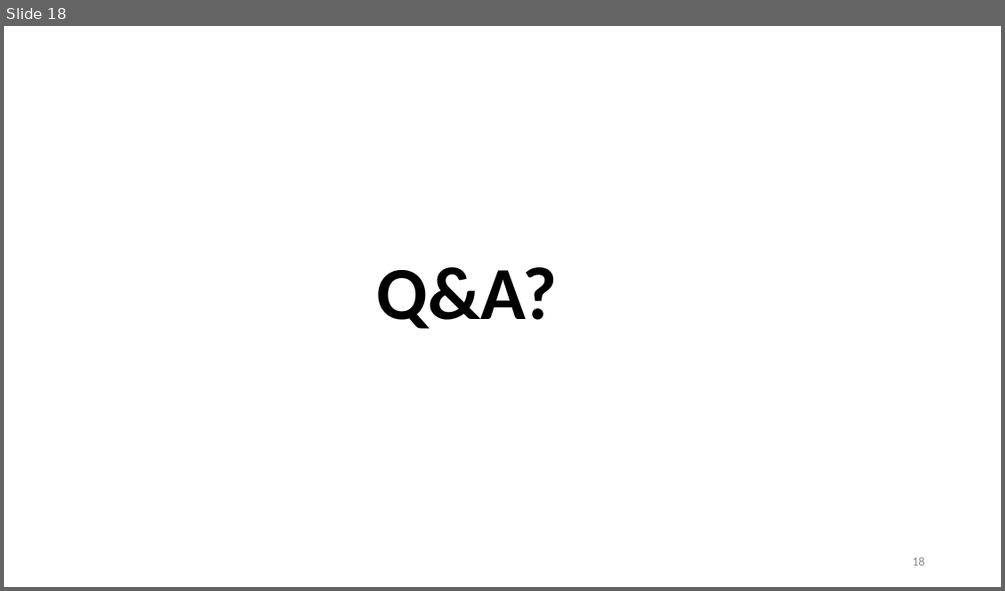
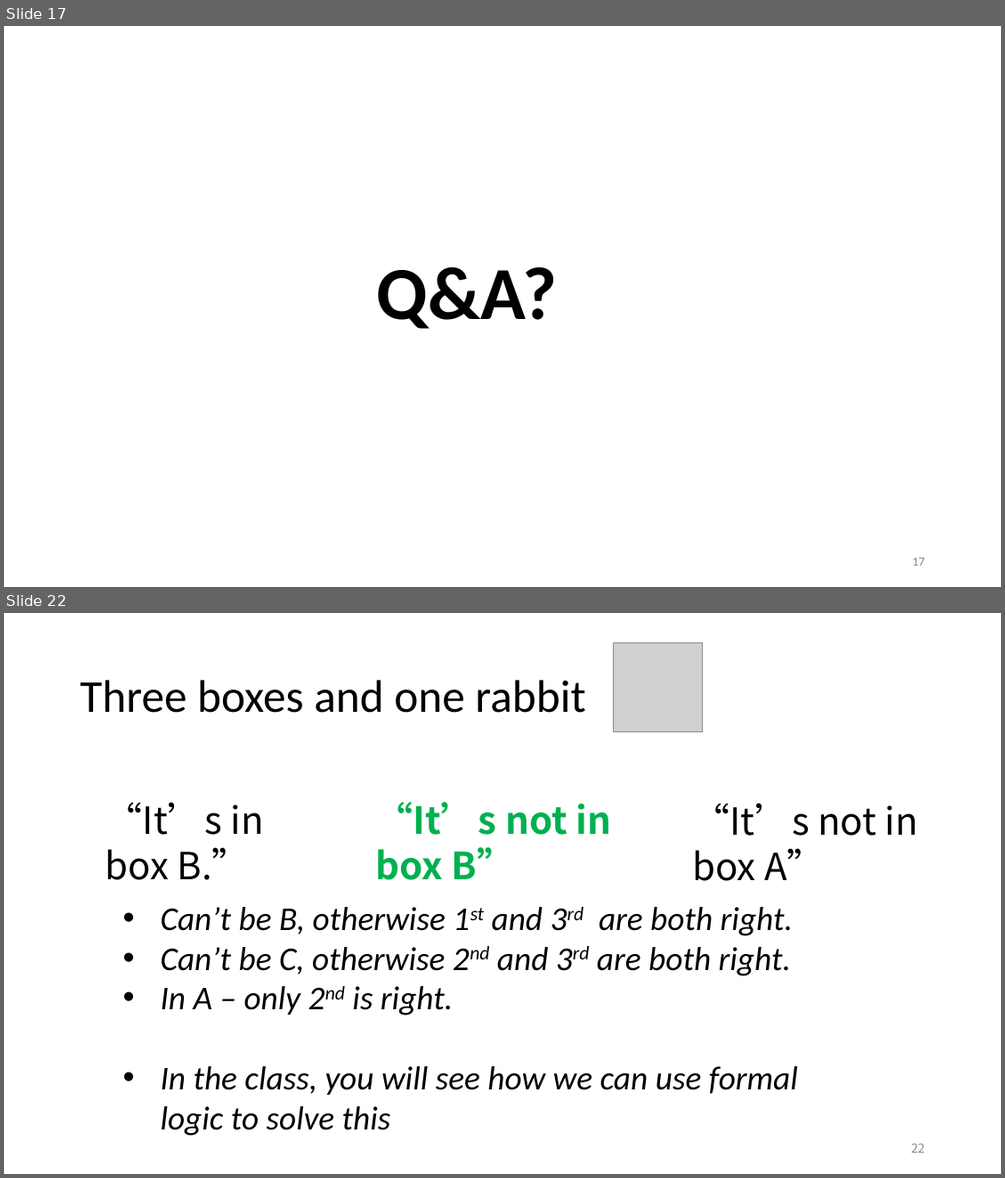
Before and after one commit to wuwuz/wuwuz.github.io, a slide deck: COMP2711/Materials/L00-Intro.pptx. Shown one above the other, each under a label of ours: slide 18 before the commit, slides 17 and 22 after it; the slides between them are not shown. The pictures are 1005x591 and 1005x1178 pixels, drawn with LibreOffice and Linux fonts; fonts in the diff are those of the drawing; grey boxes stand for pictures. Boxes give left, top, right and bottom in pixels: in the first picture for what was removed or moved away, otherwise in the second. Text is boxed around its words. In the diff, an @@ line names an element or a change of style, - is before the commit and + after.

```diff
--- a/COMP2711/Materials/L00-Intro.pptx
+++ b/COMP2711/Materials/L00-Intro.pptx
@@ slide 22 added at [4, 613, 1001, 1174], background #FFFFFF @@
@@ picture added at [614, 643, 703, 732] @@
@@ title added at [80, 680, 585, 713], 44 pt, text #000000 @@
+Three boxes and one rabbit
@@ text added at [105, 802, 264, 880], 36 pt, text #000000 @@
+“It’s in box B.”
@@ text added at [375, 802, 611, 880], 36 pt, text #00B050, bold @@
+“It’s not in box B”
@@ text added at [692, 803, 918, 881], 36 pt, text #000000 @@
+“It’s not in box A”
@@ text added at [161, 907, 798, 1135], 32 pt, text #000000, italic @@
+• Can’t be B, otherwise 1st and 3rd are both right.
+• Can’t be C, otherwise 2nd and 3rd are both right.
+• In A – only 2nd is right.
+• In the class, you will see how we can use formal logic to solve this
@@ page number added at [911, 1143, 925, 1152], 12 pt, text #8C8C8C @@
+22
@@ what was slide 18 is now slide 17 @@
@@ page number at [912, 557, 924, 565]: text changed @@
-18
+17
```
Also in this commit, not shown: 5 slides changed, 10 other slides added, 1 slide removed.
